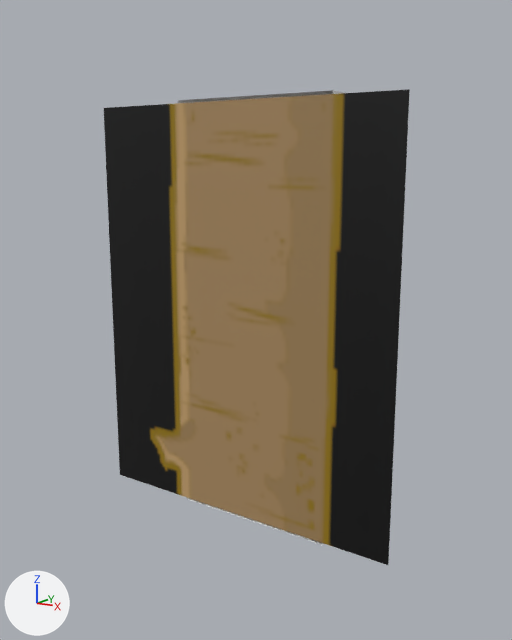
Before and after pictures for a commit that changed the Blender file Content/PuffBOMB/3D/Mountain/DarkLogV2.blend.
The view is the same before and after, from a 50 mm camera at (9.76, -10.19, 6.13) aimed at (2.73, 0.05, 3.39). Lighting does not change. The marker at lower left points along +X, +Y and +Z.

Before the edit, the objects in view are built like this:
```python
me_cube = bpy.data.meshes.new('Cube')
me_cube.from_pydata([(1.397, 0.7, -0.129), (1.397, 0.2, -0.129), (0.166, 0.2, -0.129), (0.166, 0.7, -0.129), (1.397, 0.7, 0.2), (1.397, 0.2, 0.2), (0.166, 0.2, 0.2), (0.166, 0.7, 0.2)], [], [(0, 4, 5, 1), (1, 5, 6, 2), (2, 6, 7, 3), (4, 0, 3, 7)])
me_plane = bpy.data.meshes.new('Plane')
me_plane.from_pydata(...)  # 4 vertices, 1 face; spans x 0.0..1.217, y 0.0..1.0, z 0.2
me_plane.materials.append(mat_darklog2_png)  # picture img_darklog2_png
ob_cube = bpy.data.objects.new('Cube', me_cube)
ob_cube.location = (5.8, 0.4, -1.0)
ob_cube.rotation_euler = (1.571, -1.571, 0.0)  # degrees (90, -90, 0)
ob_cube.scale = (5.83, 5.83, 5.83)
ob_plane = bpy.data.objects.new('Plane', me_plane)
ob_plane.location = (5.8, 0.4, 0.0)
ob_plane.rotation_euler = (1.571, -1.571, 0.0)  # degrees (90, -90, 0)
ob_plane.scale = (5.83, 5.83, 5.83)
```
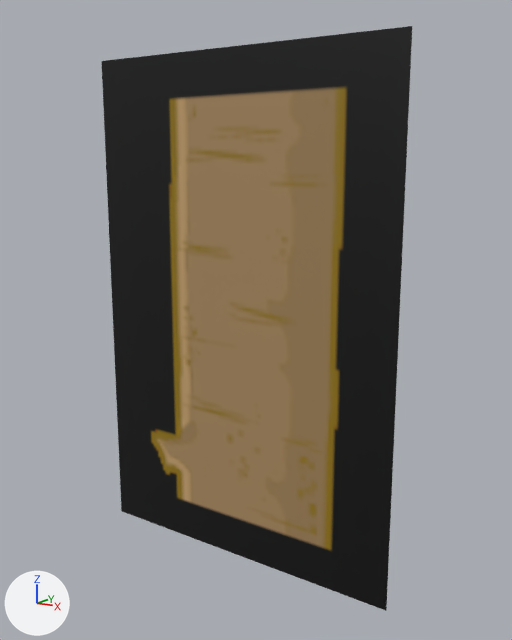
Location of each change, (x1, y1, x2, y2) in pixels of the pictures (512 x 640 px):
'Plane', recoloured, reshaped (23% taller)
    before: (104, 89, 410, 565)
    after: (101, 26, 412, 611)

Patch to the scene script:
```diff
--- a/Content/PuffBOMB/3D/Mountain/DarkLogV2.blend.py
+++ b/Content/PuffBOMB/3D/Mountain/DarkLogV2.blend.py
@@ img_darklog2_png_001 @@
+img_darklog2_png_001 = load_image('DarkLog2.png.001', '../../Textures/Foregrounds/Mountain/DarkLog2.png', 144, 104, 'Non-Color')
@@ mat_darklog2_png_001 @@
+mat_darklog2_png_001 = principled_material('DarkLog2.png.001')
+mat_darklog2_png_001.texture = img_darklog2_png_001
@@ me_plane @@
 me_plane.from_pydata(...)  # 4 vertices, 1 face; spans x 0.0..1.217, y 0.0..1.0, z 0.2
 # used by ob_plane; location = (5.8, 0.4, 0.0); rotation_euler = (1.571, -1.571, 0.0), in degrees (90, -90, 0); scale = (5.83, 5.83, 5.83)
-me_plane.vertices[0].co = (1.217, 1.0, 0.2)  # pixel (103, 107)
-me_plane.vertices[1].co = (1.217, 0.0, 0.2)  # pixel (409, 89)
-me_plane.vertices[2].co = (0.0, 0.0, 0.2)  # pixel (388, 565)
-me_plane.vertices[3].co = (0.0, 1.0, 0.2)  # pixel (119, 474)
-me_plane.materials.append(mat_darklog2_png)  # picture img_darklog2_png
+# me_plane part 1
+me_plane.vertices[0].co = (1.354, 1.0, 0.2)  # pixel (101, 61)
+me_plane.vertices[1].co = (1.354, 0.0, 0.2)  # pixel (412, 26)
+me_plane.vertices[2].co = (-0.137, 0.0, 0.2)  # pixel (386, 610)
+me_plane.vertices[3].co = (-0.137, 1.0, 0.2)  # pixel (121, 511)
+me_plane.materials.append(mat_darklog2_png_001)  # picture img_darklog2_png_001
```
